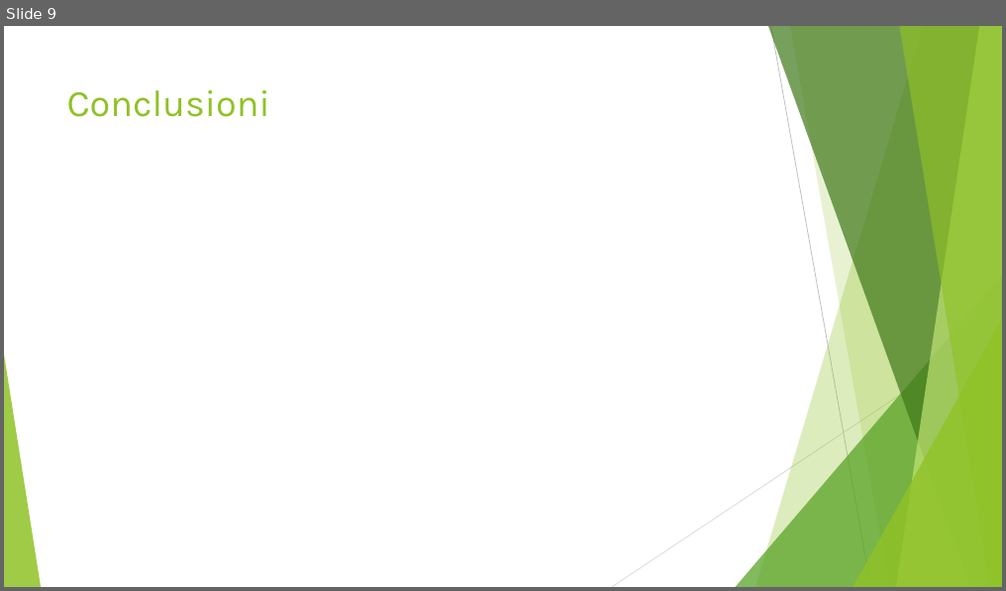
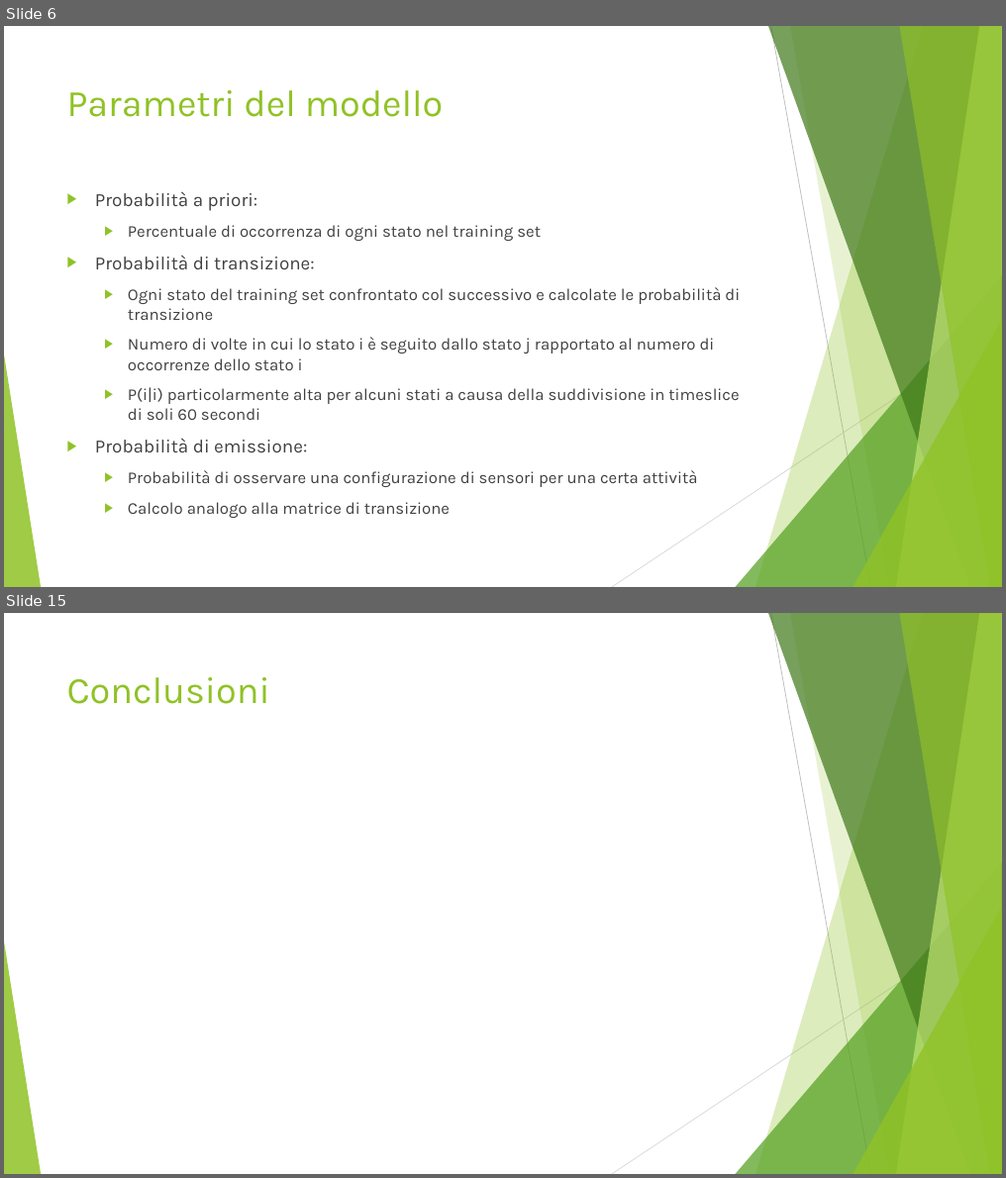
Before and after one commit to CostantiniMatteo/progetto-mpd, a slide deck: presentazione.pptx. Shown one above the other, each under a label of ours: slide 9 before the commit, slides 6 and 15 after it; the slides between them are not shown. The pictures are 1006x591 and 1006x1178 pixels, drawn with LibreOffice and Linux fonts; fonts in the diff are those of the drawing. Boxes give left, top, right and bottom in pixels: in the first picture for what was removed or moved away, otherwise in the second. Text is boxed around its words. In the diff, an @@ line names an element or a change of style, - is before the commit and + after.

```diff
--- a/presentazione.pptx
+++ b/presentazione.pptx
@@ slide 6 added at (x1=4, y1=26, x2=1002, y2=587), background #FFFFFF; not listed: 10 template elements that a slide beside it also shows @@
@@ title added at (x1=67, y1=90, x2=444, y2=117), 36 pt, text #90C226 @@
+Parametri del modello
@@ text added at (x1=95, y1=191, x2=740, y2=518), 16 pt, text #404040 @@
+▶ Probabilità a priori:
+  ▶ Percentuale di occorrenza di ogni stato nel training set
+▶ Probabilità di transizione:
+  ▶ Ogni stato del training set confrontato col successivo e calcolate le probabilità di transizione
+  ▶ Numero di volte in cui lo stato i è seguito dallo stato j rapportato al numero di occorrenze dello stato i
+  ▶ P(i|i) particolarmente alta per alcuni stati a causa della suddivisione in timeslice di soli 60 secondi
+▶ Probabilità di emissione:
+  ▶ Probabilità di osservare una configurazione di sensori per una certa attività
+  ▶ Calcolo analogo alla matrice di transizione
@@ what was slide 9 is now slide 15 @@
```
Also in this commit, not shown: 3 slides changed, 10 other slides added, 5 slides removed, 3 other files.
